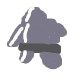
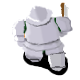
Layered file, before and after one edit (80 × 80). Changes by layer:
renamed "新規レイヤー#1" to "head", painted on it over [7, 4, 67, 70]
added layer "right-sholder" above "left-sholder" over [56, 15, 73, 33]
added layer "left-sholder" above "body" over [12, 18, 26, 42]
added layer "body" above "waist" over [24, 15, 73, 45]
added layer "waist" above "axe" over [21, 36, 65, 59]
added layer "axe" above "right-leg" over [60, 2, 69, 20]
added layer "right-leg" above "left-leg" over [48, 46, 66, 72]
added layer "left-leg" above "cloth" over [25, 43, 43, 63]
added layer "cloth" above "right-arm" over [13, 16, 69, 58]
added layer "right-arm" above "left-arm" over [55, 20, 69, 39]
added layer "left-arm" above "shadow" over [15, 30, 27, 47]
added layer "shadow" over [23, 47, 68, 76]
